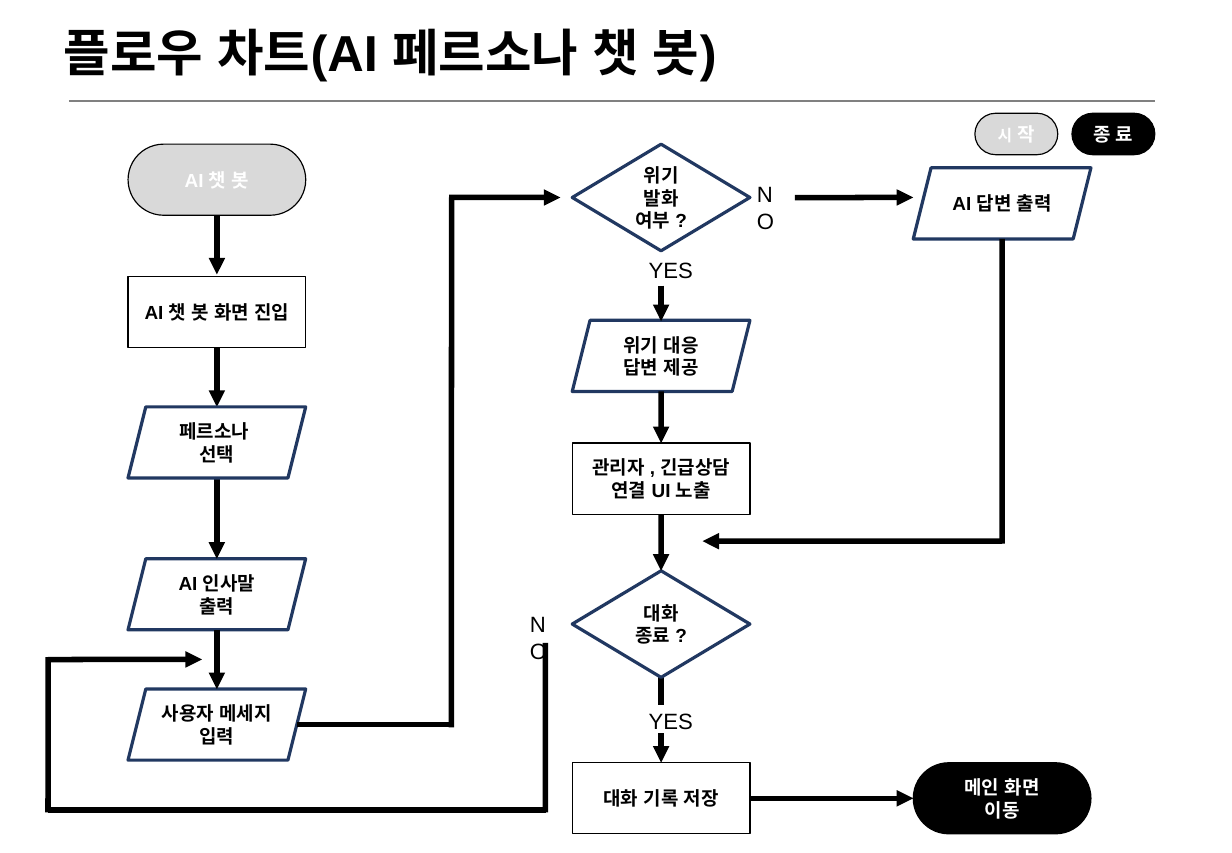
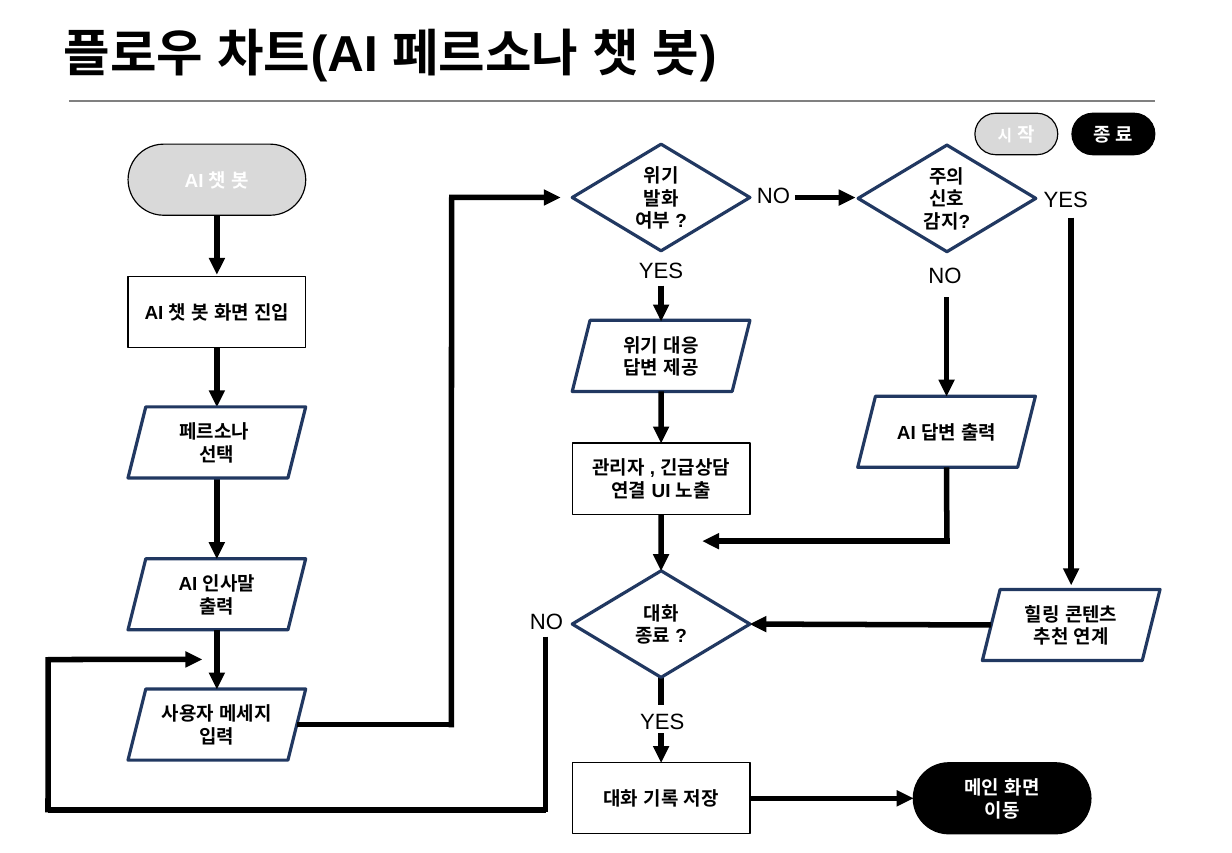
Before and after one commit to 2026-SMHRD-KDT-HealthCare-5/lisn, a slide deck: slide 6 of Documents/화면설계서_귀기울임.pptx. Drawn at 1232x853 pixels with LibreOffice and Linux fonts; fonts in the diff are those of the drawing. Boxes give left, top, right and bottom in pixels: in the first picture for what was removed or moved away, otherwise in the second. Text is boxed around its words. In the diff, an @@ line names an element or a change of style, - is before the commit and + after.

```diff
--- a/Documents/화면설계서_귀기울임.pptx
+++ b/Documents/화면설계서_귀기울임.pptx
@@ diamond added at [859,146,1036,253], outline #223961 2 pt, 12 pt, text #000000, bold @@
+주의
+신호
+감지?
@@ text "NO" rewrapped from [746,175,800,213] to [757,187,790,204] @@
@@ arrow moved from (795, 198) - (913, 198) to (795, 198) - (855, 198) @@
@@ text added at [1044,191,1088,208], 14 pt, text #000000 @@
+YES
@@ arrow added from (1072, 217) to (1072, 585), #000000 3.5 pt @@
@@ text "YES": place and size @@
-text "YES" at [649,262,693,279]
+text "YES" at [639,262,683,279]
@@ text added at [928,267,961,284], 14 pt, text #000000 @@
+NO
@@ arrow added from (946, 297) to (946, 396), #000000 3.5 pt @@
@@ parallelogram "AI 답변 출력": place and size @@
-parallelogram "AI 답변 출력" at [913,168,1091,239]
+parallelogram "AI 답변 출력" at [858,396,1035,466]
@@ line moved from (1002, 239) - (1002, 544) to (946, 468) - (948, 539) @@
@@ arrow moved from (703, 541) - (1002, 541) to (703, 541) - (950, 541) @@
@@ parallelogram added at [983,589,1160,660], outline #223961 2 pt, 12 pt, text #000000, bold @@
+힐링 콘텐츠 추천 연계
@@ text "NO" rewrapped from [519,605,572,643] to [530,613,563,630] @@
@@ arrow added from (992, 626) to (750, 625), #000000 3.5 pt @@
@@ line moved from (546, 643) - (546, 812) to (546, 637) - (546, 812) @@
@@ text "YES": place and size @@
-text "YES" at [649,713,693,734]
+text "YES" at [640,713,684,734]
```
Also in this commit, not shown: 1 other slide changed, 2 other files.
